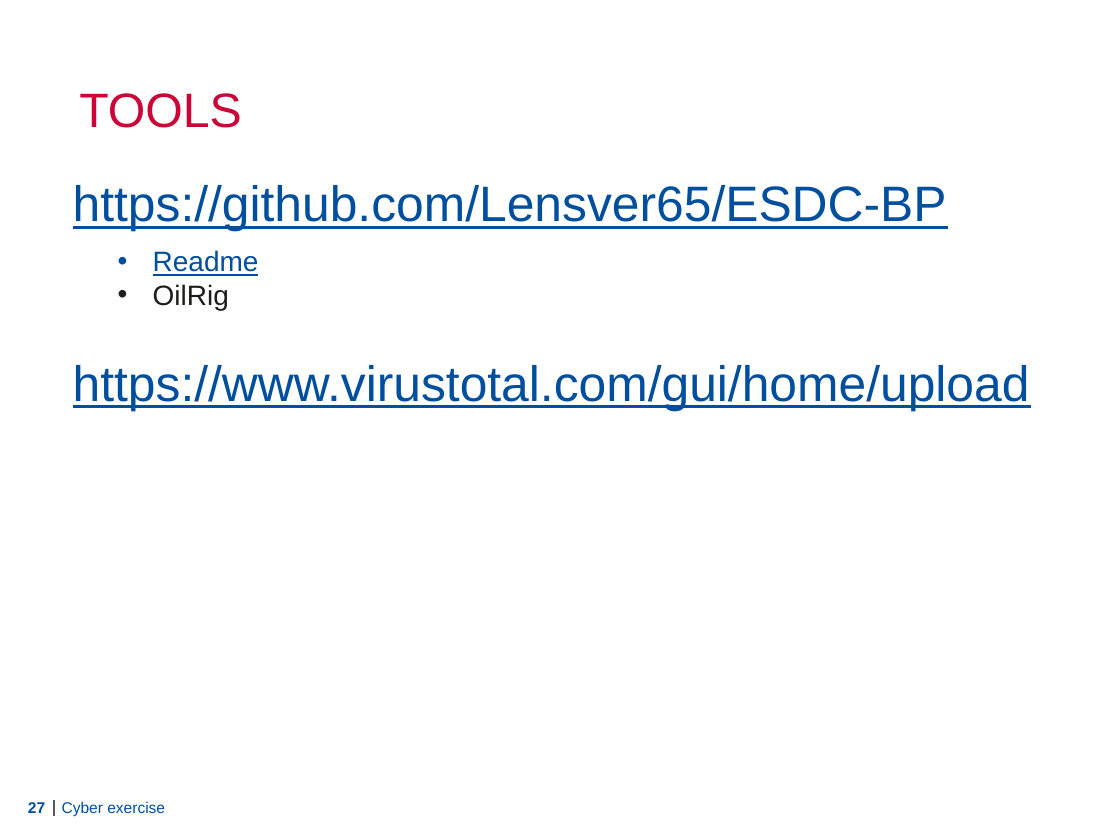
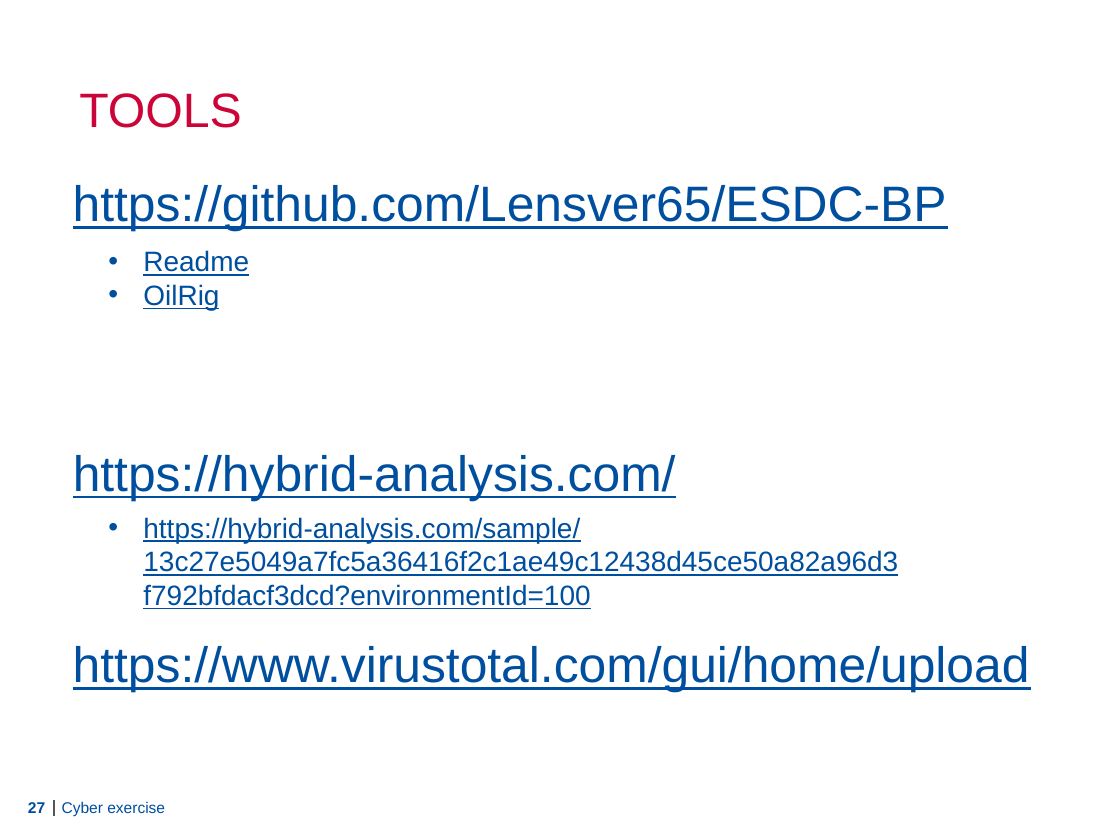
Before and after one commit to Lensver65/ESDC-BP, a slide deck: slide 27 of Cyber exercise.pptx. Drawn at 1120x840 pixels with LibreOffice and Linux fonts; fonts in the diff are those of the drawing; background and template pictures are left out. Boxes give left, top, right and bottom in pixels: in the first picture for what was removed or moved away, otherwise in the second. Text is boxed around its words. In the diff, an @@ line names an element or a change of style, - is before the commit and + after.

```diff
--- a/Cyber exercise.pptx
+++ b/Cyber exercise.pptx
@@ text "Readme": place and size @@
-text "Readme" at box(153, 250, 259, 310)
+text "Readme" at box(143, 250, 249, 310)
@@ text at box(143, 284, 219, 310): text colour #1D1D1B to #004F9F, underline on in "OilRig" @@
@@ text added at box(73, 455, 676, 502), 32 pt, text #004F9F, underline @@
+https://hybrid-analysis.com/
@@ text added at box(143, 517, 590, 609), 18 pt, text #004F9F, underline @@
+• https://hybrid-analysis.com/sample/13c27e5049a7fc5a36416f2c1ae49c12438d45ce50a82a96d3f792bfdacf3dcd?environmentId=100
@@ text "https://www.virustotal.com/gui/home/upload": place and size @@
-text "https://www.virustotal.com/gui/home/upload" at box(73, 365, 1030, 411)
+text "https://www.virustotal.com/gui/home/upload" at box(73, 646, 1030, 693)
```
Also in this commit, not shown: 3 slides added, 1 slide removed, 2 other files.
